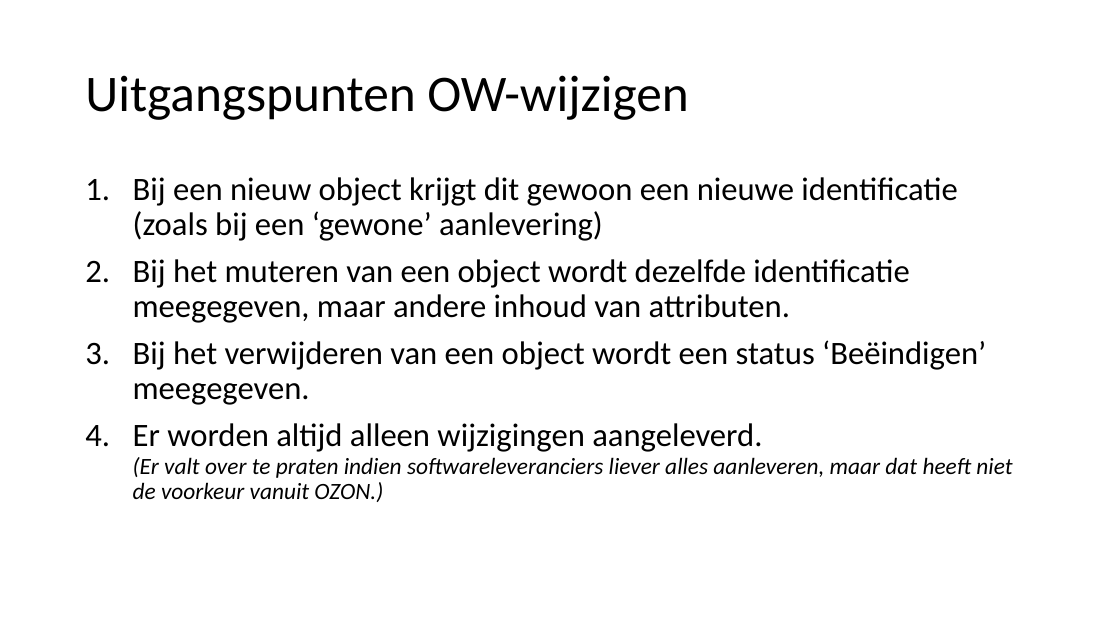
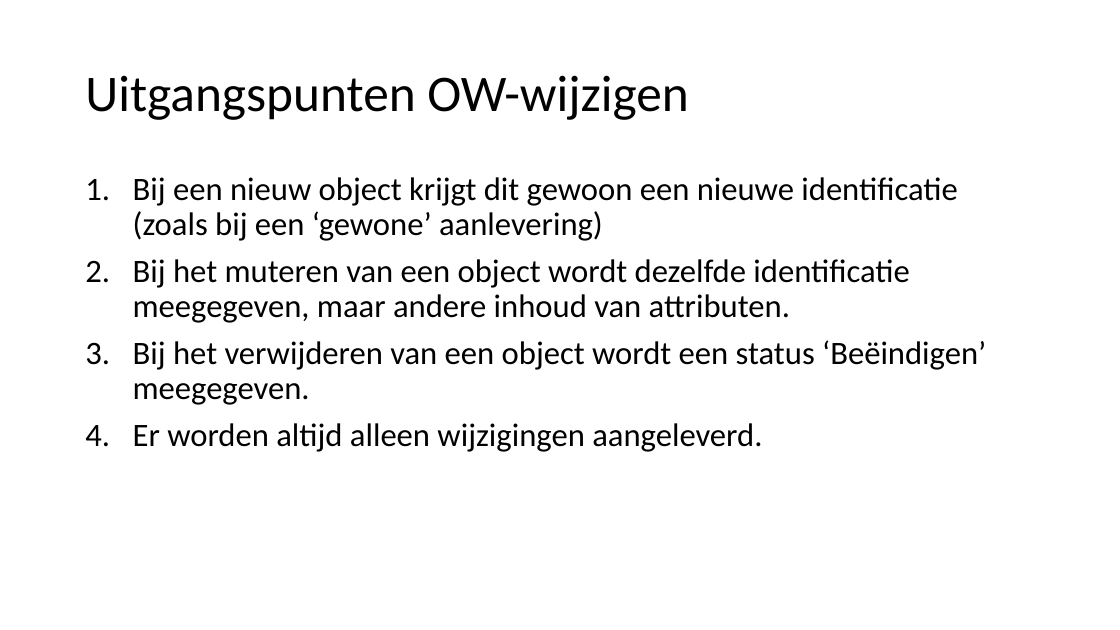
Before and after one commit to Geonovum/xml_omgevingsplan_gemeentestad, a slide deck: slide 11 of Submutatiescenario_s.pptx. Drawn at 1120x630 pixels with LibreOffice and Linux fonts; fonts in the diff are those of the drawing. Boxes give left, top, right and bottom in pixels: in the first picture for what was removed or moved away, otherwise in the second. Text is boxed around its words. In the diff, an @@ line names an element or a change of style, - is before the commit and + after.

Commit message:
powerpoint

```diff
--- a/Submutatiescenario_s.pptx
+++ b/Submutatiescenario_s.pptx
@@ text at [133, 423, 762, 452]: text changed; size 20 to 28 pt; italic off @@
-4. Er worden altijd alleen wijzigingen aangeleverd.
-   (Er valt over te praten indien softwareleveranciers liever alles aanleveren, maar dat heeft niet de voorkeur vanuit OZON.)
+4. Er worden altijd alleen wijzigingen aangeleverd.
```
